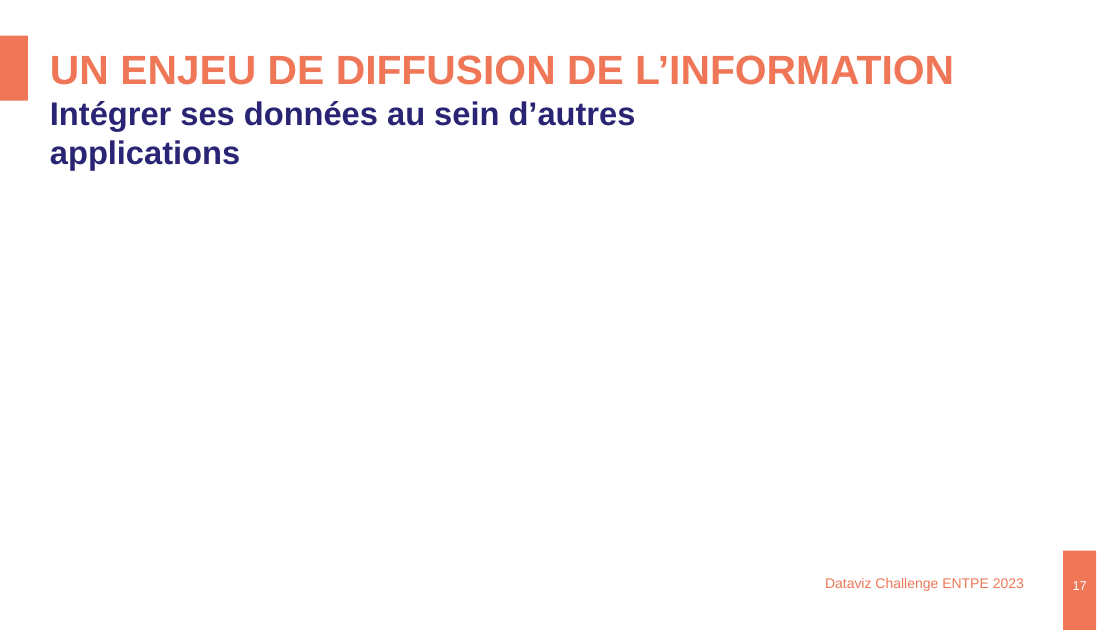
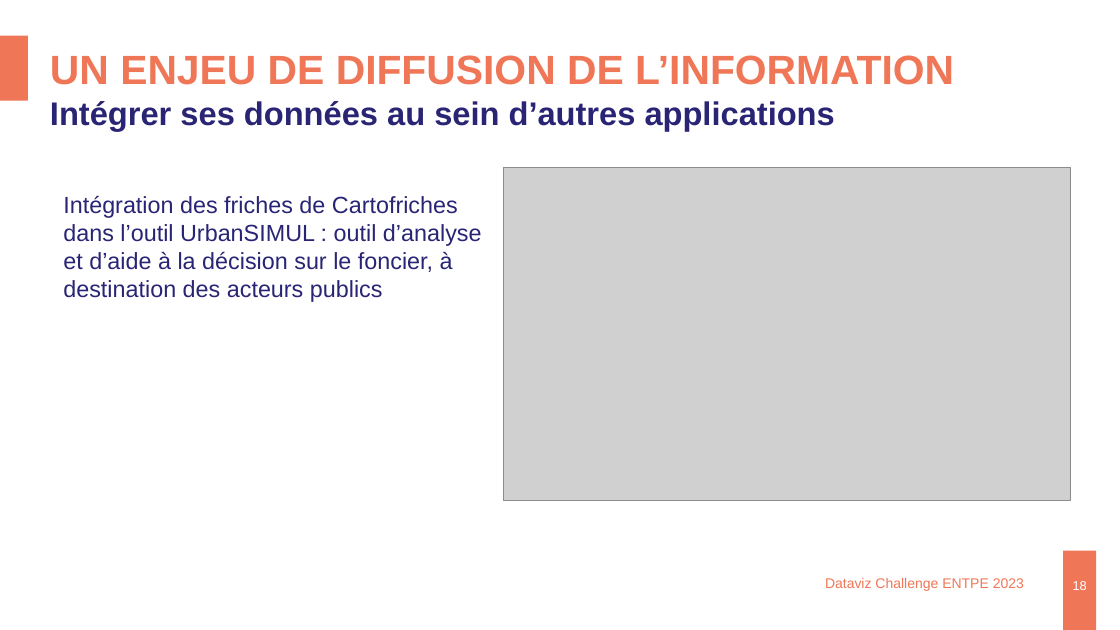
Before and after one commit to datagistips/DatavizChallenge-ENTPE, a slide deck: slide 18 of Presentations/2023_02_DataVizChallenge_Cartofriches.pptx (slide 17 before the commit). Drawn at 1120x630 pixels with LibreOffice and Linux fonts; fonts in the diff are those of the drawing; grey boxes stand for pictures; background and template pictures are left out. Boxes give left, top, right and bottom in pixels: in the first picture for what was removed or moved away, otherwise in the second. Text is boxed around its words. In the diff, an @@ line names an element or a change of style, - is before the commit and + after.

```diff
--- a/Presentations/2023_02_DataVizChallenge_Cartofriches.pptx
+++ b/Presentations/2023_02_DataVizChallenge_Cartofriches.pptx
@@ text "Intégrer ses données au sein ..." rewrapped from <box>50,101,636,170</box> to <box>50,101,835,131</box> @@
@@ picture added at <box>503,167,1070,501</box> @@
@@ text added at <box>63,195,482,302</box>, 20 pt, text #292574 @@
+Intégration des friches de Cartofriches dans l’outil UrbanSIMUL : outil d’analyse et d’aide à la décision sur le foncier, à destination des acteurs publics
@@ page number at <box>1073,581,1087,590</box>: text changed @@
-17
+18
```
Also in this commit, not shown: 5 other slides changed, 1 slide added.
